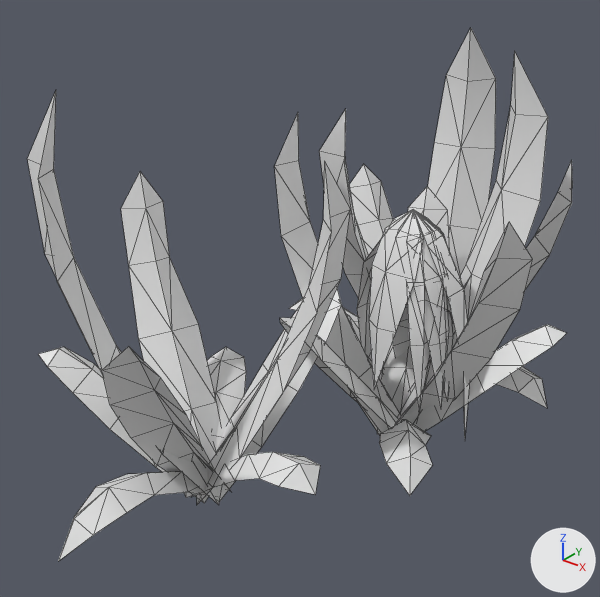
The OBJ model game/assets/models/plants/SM_Plant_BromeliadEpiphyteCluster_Leaf.obj: old version first, new version second.
Both versions are drawn from a 50 mm camera at (1.092, -1.854, 1.508) aimed at (-0.258, -0.166, 0.461). Lighting does not change. The marker at lower right points along +X, +Y and +Z. The picture after the commit comes second. Mesh edges are drawn as thin lines. Where no turn or scale is listed for an object, it has been applied to the vertices. Vertices at exactly the same position are counted once.

Objects in the first picture: 'SM_Plant_BromeliadEpiphyteCluster_Leaf'.
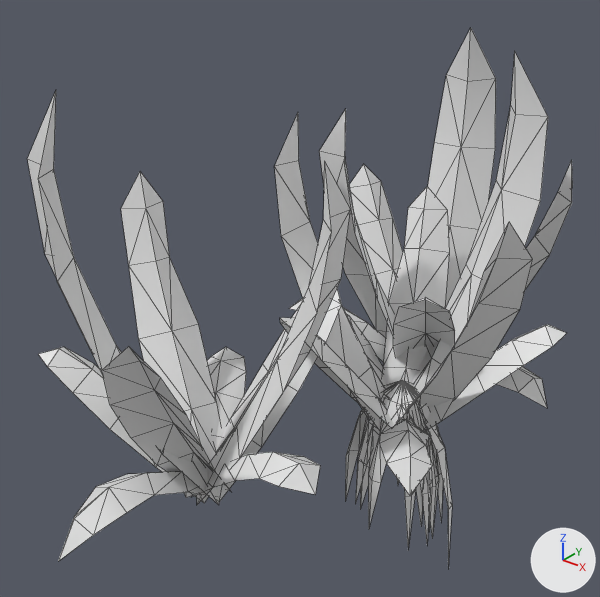
The change in detail:
me_sm_plant_bromeliadepiphytecluster_leaf is used by ob_sm_plant_bromeliadepiphytecluster_leaf; location (0.0, 0.0, 0.0).
me_sm_plant_bromeliadepiphytecluster_leaf had 523 vertices, 594 faces and spanned x -0.67..0.39, y -1.01..0.73, z 0.0..1.14.
me_sm_plant_bromeliadepiphytecluster_leaf now has 573 vertices, 654 faces and spans x -0.67..0.39, y -1.01..0.73, z -0.45..1.14.
me_sm_plant_bromeliadepiphytecluster_leaf part 1: a new loose piece of 141 vertices spanning x -0.18..0.19, y -0.14..0.19, z -0.45..0.21.
Part 2, on me_sm_plant_bromeliadepiphytecluster_leaf:
91 vertices are removed from x -0.15..0.2, y -0.15..0.2, z 0.06..0.74.
108 faces are deleted.

Location of each change, [x1, y1, x2, y2] in pixels of the pictures (600 x 597 px):
'SM_Plant_BromeliadEpiphyteCluster_Leaf', reshaped
    before: [27, 28, 573, 561]
    after: [27, 28, 573, 564]
part 1 of me_sm_plant_bromeliadepiphytecluster_leaf, added
    after: [345, 380, 452, 564]
part 2 of me_sm_plant_bromeliadepiphytecluster_leaf, deleted
    before: [357, 210, 470, 438]
